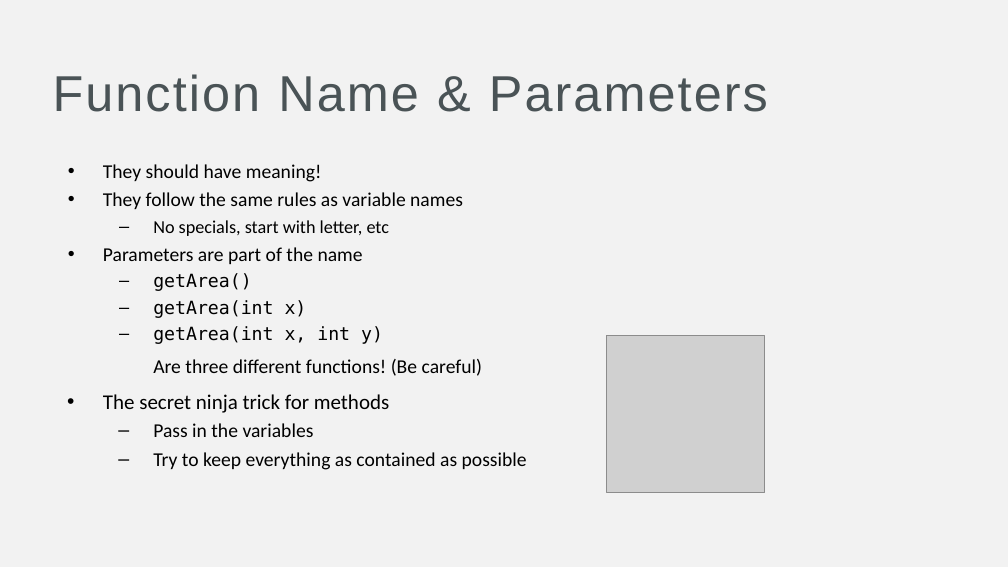
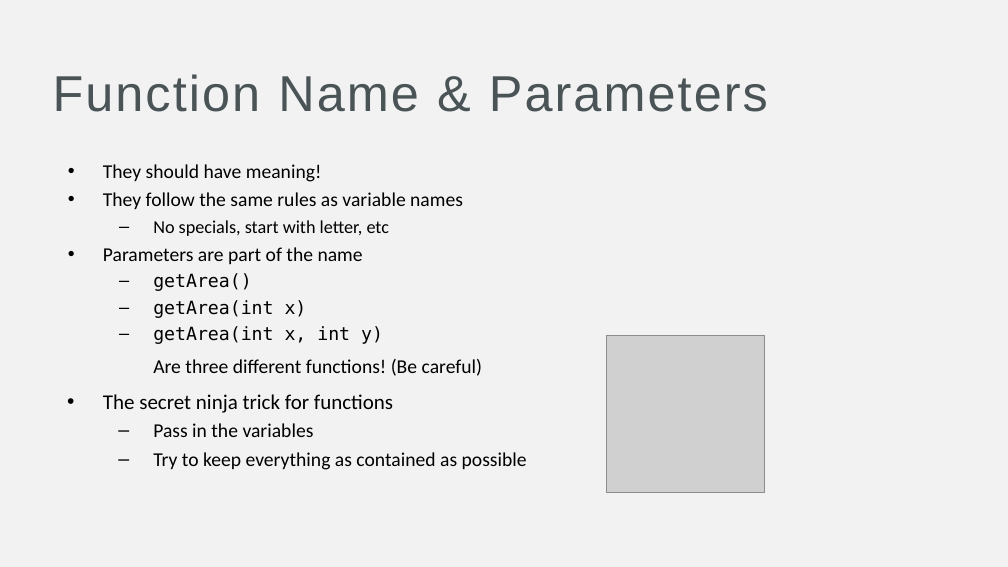
Before and after one commit to CS119-FRCC/Summer-2021, a slide deck: slide 4 of Lectures/Week 2 - Variables and Functions/Functions.pptx. Drawn at 1008x567 pixels with LibreOffice and Linux fonts; fonts in the diff are those of the drawing; grey boxes stand for pictures. Boxes give left, top, right and bottom in pixels: in the first picture for what was removed or moved away, otherwise in the second. Text is boxed around its words. In the diff, an @@ line names an element or a change of style, - is before the commit and + after.

Commit message:
method -> function

```diff
--- a/Lectures/Week 2 - Variables and Functions/Functions.pptx
+++ b/Lectures/Week 2 - Variables and Functions/Functions.pptx
@@ text at box(103, 394, 393, 413): text changed @@
-• The secret ninja trick for methods
+• The secret ninja trick for functions
```
Also in this commit, not shown: 3 other slides changed.
